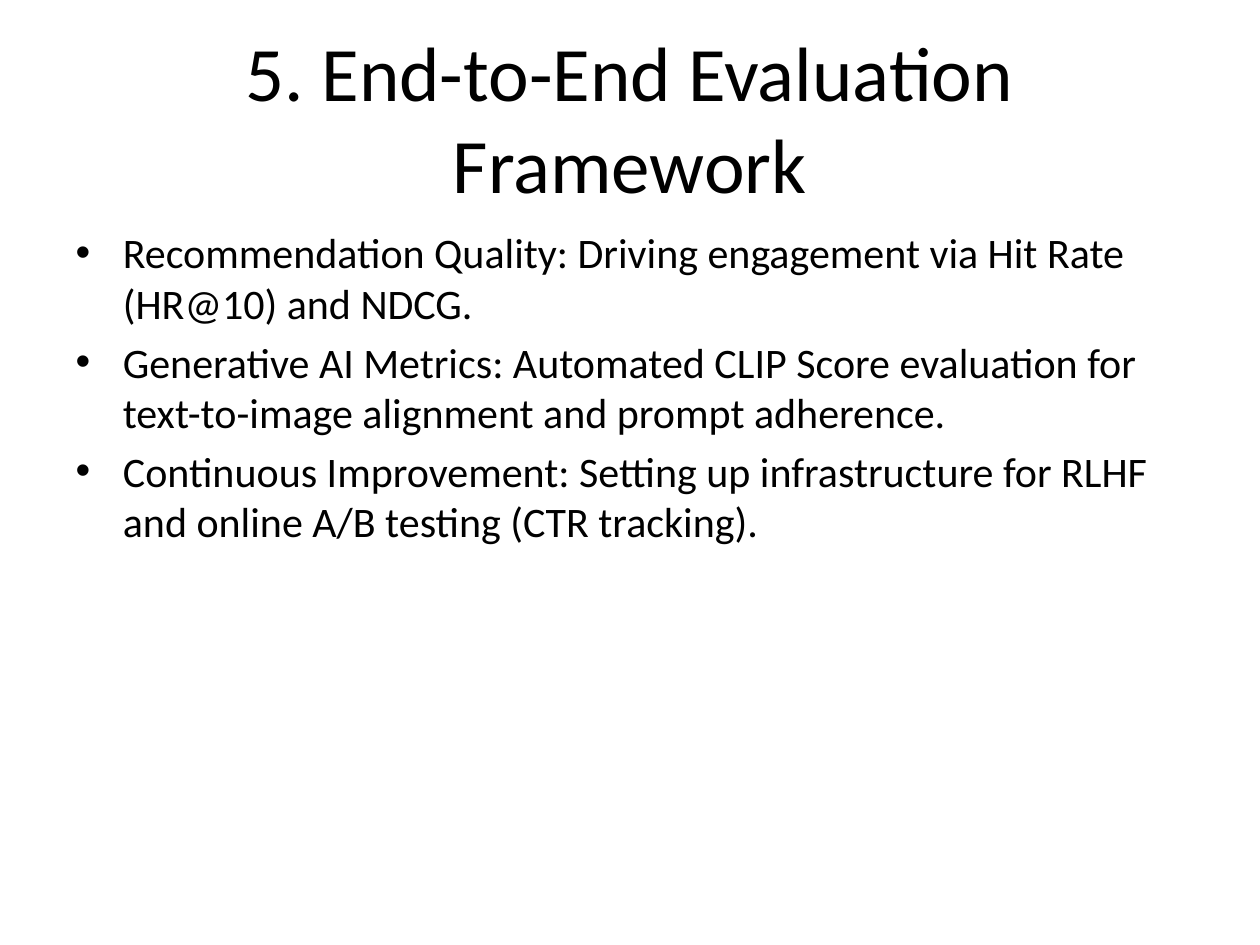
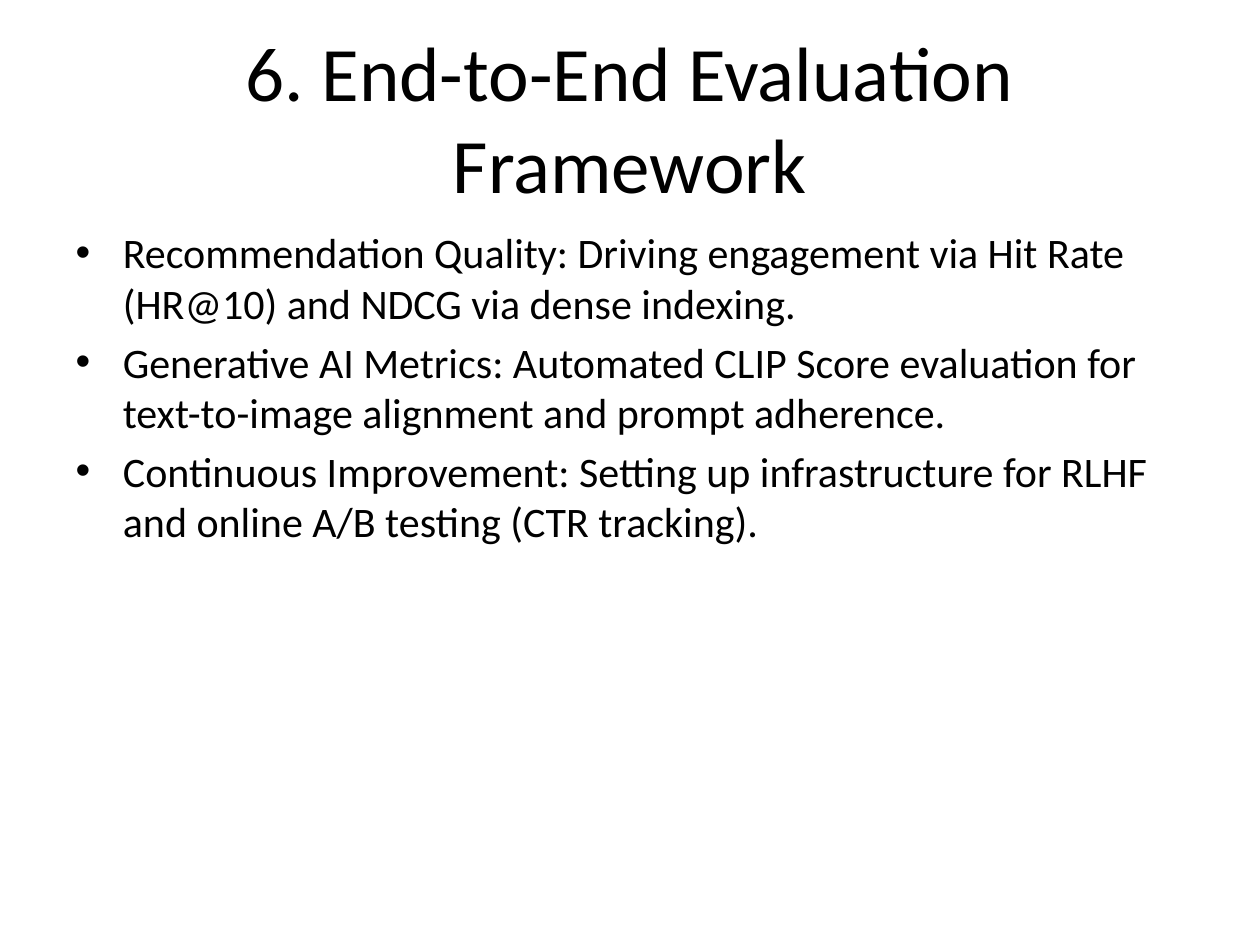
Before and after one commit to sadjadasghari/ProductRecommendation, a slide deck: slide 7 of apple_siml_interview_presentation.pptx. Drawn at 1260x945 pixels with LibreOffice and Linux fonts; fonts in the diff are those of the drawing. Boxes give left, top, right and bottom in pixels: in the first picture for what was removed or moved away, otherwise in the second. Text is boxed around its words. In the diff, an @@ line names an element or a change of style, - is before the commit and + after.

```diff
--- a/apple_siml_interview_presentation.pptx
+++ b/apple_siml_interview_presentation.pptx
@@ title at box(246, 47, 1012, 194): text changed @@
-5. End-to-End Evaluation Framework
+6. End-to-End Evaluation Framework
@@ text at box(123, 238, 1124, 327): text changed @@
-• Recommendation Quality: Driving engagement via Hit Rate (HR@10) and NDCG.
+• Recommendation Quality: Driving engagement via Hit Rate (HR@10) and NDCG via dense indexing.
```
Also in this commit, not shown: 5 other slides changed, 11 other files.
